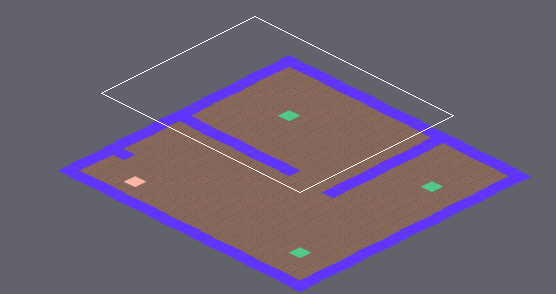
Tiled map: laser-tag/map1.tmx. The picture above shows the old version from afar; the outline marks the close-up.
Close-up. Before the edit:
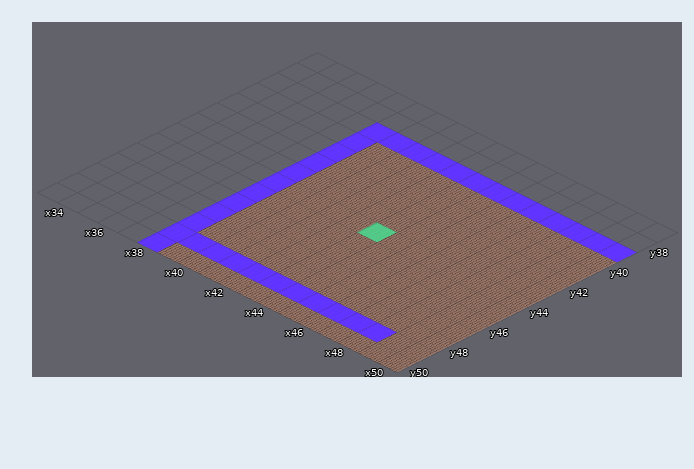
Cells are 64x32 px. Isometric: x runs down to the right, y down to the left. Shown: x 33..50, y 37..50. The commit also changed other parts of the map, which this record leaves out.
The same view after the edit:
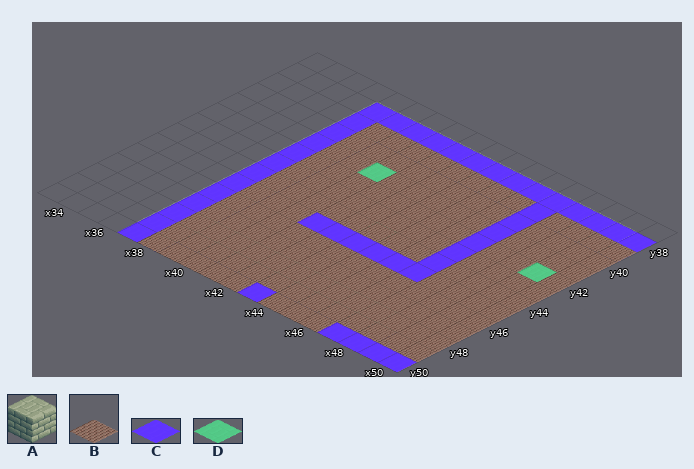
Key: from "split": A 0 "image_part_001", B 50 "image_part_051", C 80 "marker1", D 81 "marker2".
_ is an empty cell.
Tiles of an added or newly shown layer are drawn over the layers below it.
The edit:
Layer "Walls0" (now shown):
y 39: x 38..50 _____________ -> AAAAAAAAAAAAA
y 40..48: x 38 _ -> A
y 49: x 38..48 ___________ -> AAAAAAAAAAA
y 50: x 38 _ -> A
Layer "Floor1" (now shown):
y 39..41: x 38..50 _____________ -> BBBBBBBBBBBBB
y 42: x 38..42 _____ -> BBBBB; x 45..50 ______ -> BBBBBB
y 43: x 38..41 ____ -> BBBB; x 43 _ -> B; x 45..50 ______ -> BBBBBB
y 44: x 38..48 ___________ -> BBBBBBBBBBB; x 50 _ -> B
y 45..46: x 38..48 ___________ -> BBBBBBBBBBB
y 47: x 38..40 ___ -> BBB; x 42..47 ______ -> BBBBBB
y 48: x 38..48 ___________ -> BBBBBBBBBBB
y 49..50: x 38..50 _____________ -> BBBBBBBBBBBBB
Layer "NPCStart1" (added):
y 41: x 40 _ -> D
y 42: x 49 _ -> D
Layer "NoWalk1" (now shown):
y 38: x 37..50 ______________ -> CCCCCCCCCCCCCC
y 39..44: x 37 _ -> C; x 46 _ -> C
y 45: x 37 _ -> C; x 41..46 ______ -> CCCCCC
y 46..49: x 37 _ -> C
y 50: x 37 _ -> C; x 43 _ -> C; x 47..50 ____ -> CCCC
Where, in picture pixels (left, top, right, bottom), the same in both close-ups:
added: (117, 102, 657, 372)
